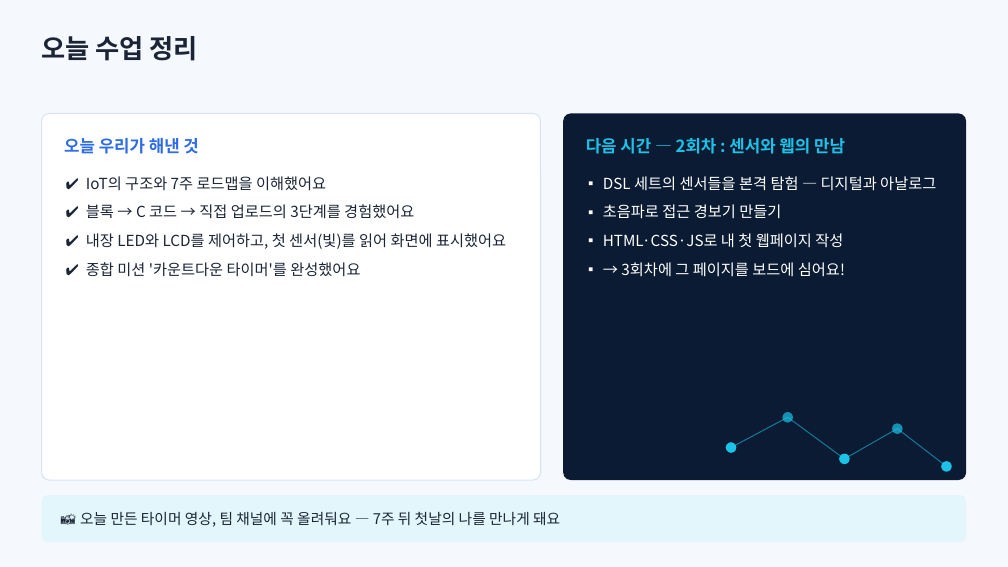
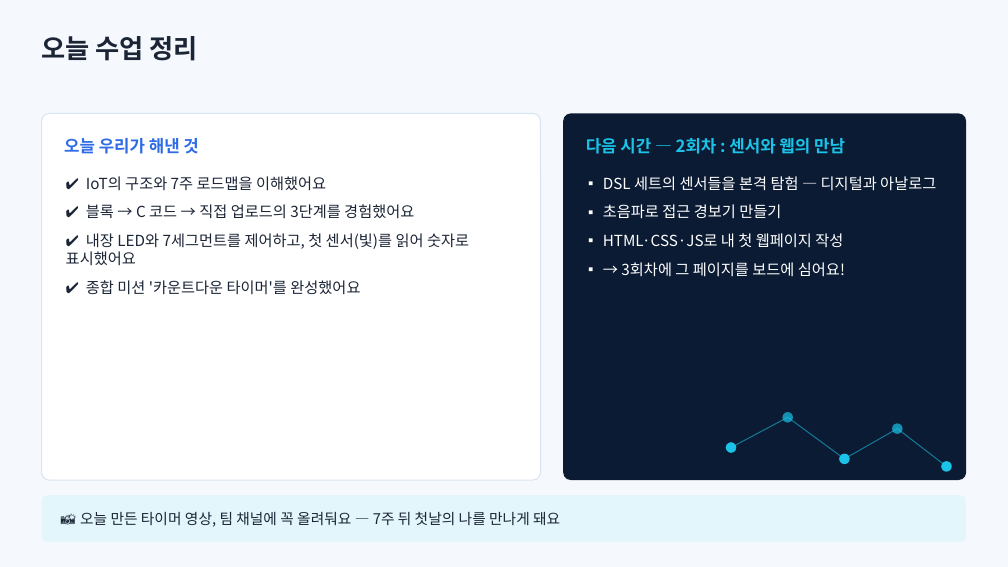
Before and after one commit to ralralra/eps32, a slide deck: slide 15 of esp32-class-projects/02_sessions/slides/1회차_ESP32와_출력장치.pptx. Drawn at 1008x567 pixels with LibreOffice and Linux fonts; fonts in the diff are those of the drawing. Boxes give left, top, right and bottom in pixels: in the first picture for what was removed or moved away, otherwise in the second. Text is boxed around its words. In the diff, an @@ line names an element or a change of style, - is before the commit and + after.

```diff
--- a/esp32-class-projects/02_sessions/slides/1회차_ESP32와_출력장치.pptx
+++ b/esp32-class-projects/02_sessions/slides/1회차_ESP32와_출력장치.pptx
@@ text at (66, 233, 469, 265): text changed @@
-✔ 내장 LED와 LCD를 제어하고, 첫 센서(빛)를 읽어 화면에 표시했어요
+✔ 내장 LED와 7세그먼트를 제어하고, 첫 센서(빛)를 읽어 숫자로 표시했어요
```
Also in this commit, not shown: 10 other slides changed, 33 other files.
